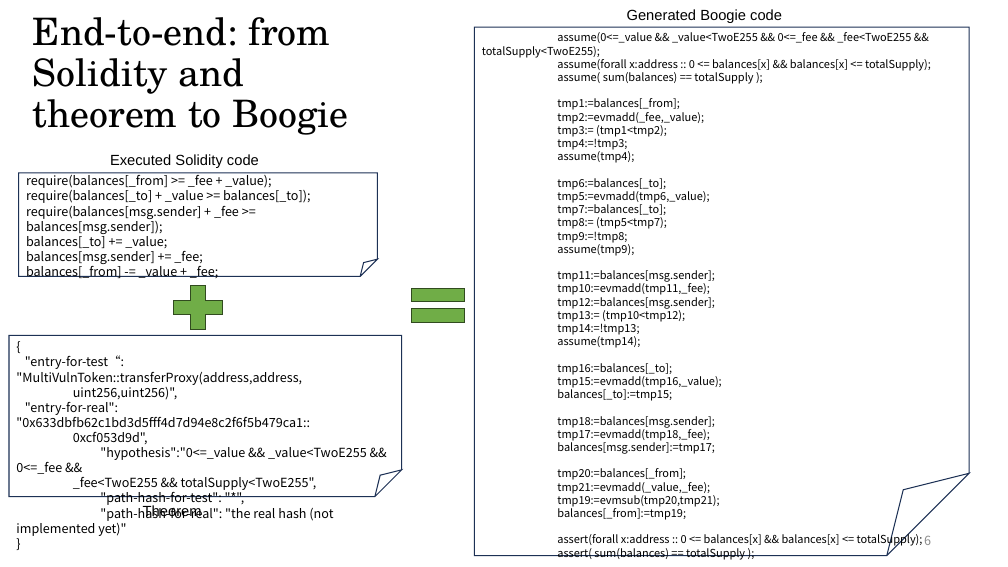
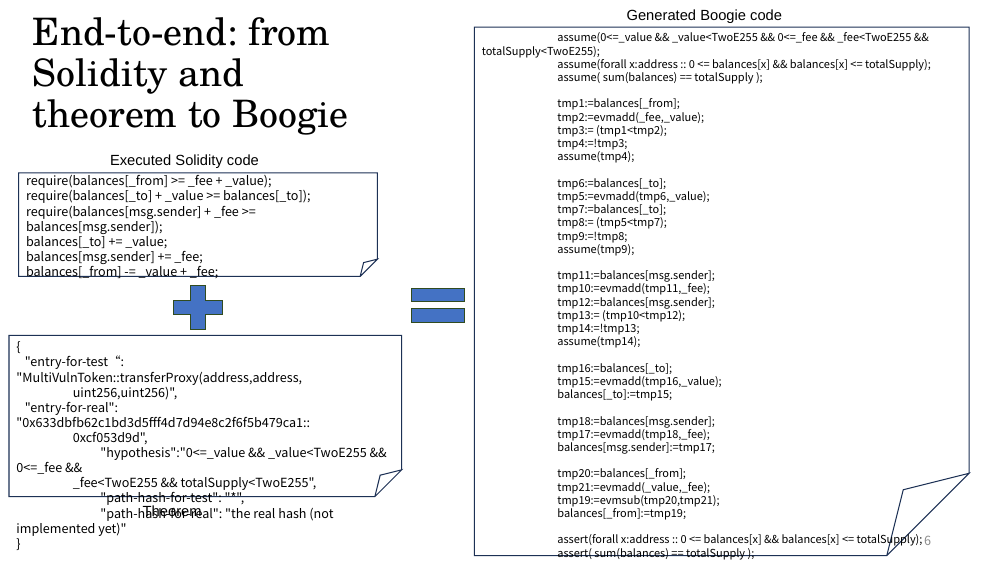
Before and after one commit to TCT-web3/demo, a slide deck: slide 6 of trace-symexec/PPTs/demo-1.pptx. Drawn at 1008x567 pixels with LibreOffice and Linux fonts; fonts in the diff are those of the drawing. Boxes give left, top, right and bottom in pixels: in the first picture for what was removed or moved away, otherwise in the second. Text is boxed around its words. In the diff, an @@ line names an element or a change of style, - is before the commit and + after.

Commit message:
fixed formatting issues

```diff
--- a/trace-symexec/PPTs/demo-1.pptx
+++ b/trace-symexec/PPTs/demo-1.pptx
@@ plus sign at [165, 278, 231, 337]: fill #70AD47 to #4472C4 @@
@@ math equal at [402, 277, 474, 334]: fill #70AD47 to #4472C4 @@
```
Also in this commit, not shown: 3 other slides changed.
